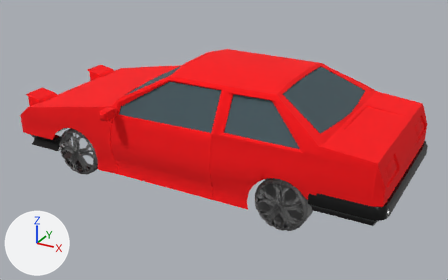
Renders of the Blender file Toyota-AE86/ToyotaHighPoly.blend from each side of a commit.
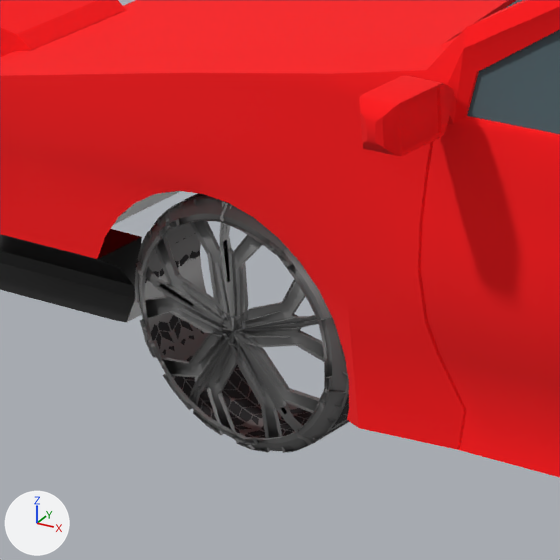
The first picture shows the older version from a 50 mm lens placed at (2.92, -3.8, 2.69), pointed at (0.84, -0.03, 0.8). The close-ups show both versions on the part from 8% to 30% of the width and 33% to 69% of the height of that picture; other places that the commit changed are outside them. Lighting does not change. The marker at lower left points along +X, +Y and +Z.

Names of what the first close-up shows: 'Car', 'Circle', 'DriverWindow', 'FrontBumper', 'FrontLights', 'Plane'.
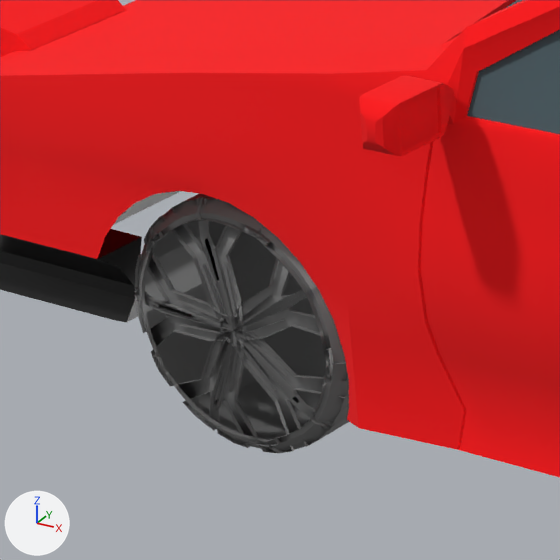
The change in detail:
me_circle is used by ob_circle; location (-0.15, 0.01, 0.69); rotation (1.571, 0.0, 0.0), in degrees (90, 0, 0); scale (0.188, 0.188, 0.188).
me_circle had 628 vertices, 600 faces and spanned x -1.0..1.0, y -1.0..1.0, z 2.22..3.02.
me_circle now has 628 vertices, 601 faces and spans x -1.0..1.0, y -1.0..1.0, z 2.22..3.02.
Part 1, on me_circle:
1 new face joins them.
Object 'Circle' (ob_circle) turns from (90, 0, 0) to (90, 129, 0) degrees about x, y and z.
Object 'Plane' (ob_plane) turns from (0, 0, 90) to (129, 0, 90) degrees about x, y and z.
Object 'Plane' (ob_plane) is now hidden.

Location of each change, (x1, y1, x2, y2) in pixels of the close-ups (560 x 560 px):
'Circle', reshaped, turned
    before: (135, 195, 349, 453)
    after: (135, 193, 349, 453)
'Plane', hidden (black)
    before: (140, 193, 349, 438)
part 1 of me_circle, added (black)
    after: (201, 221, 326, 409)
